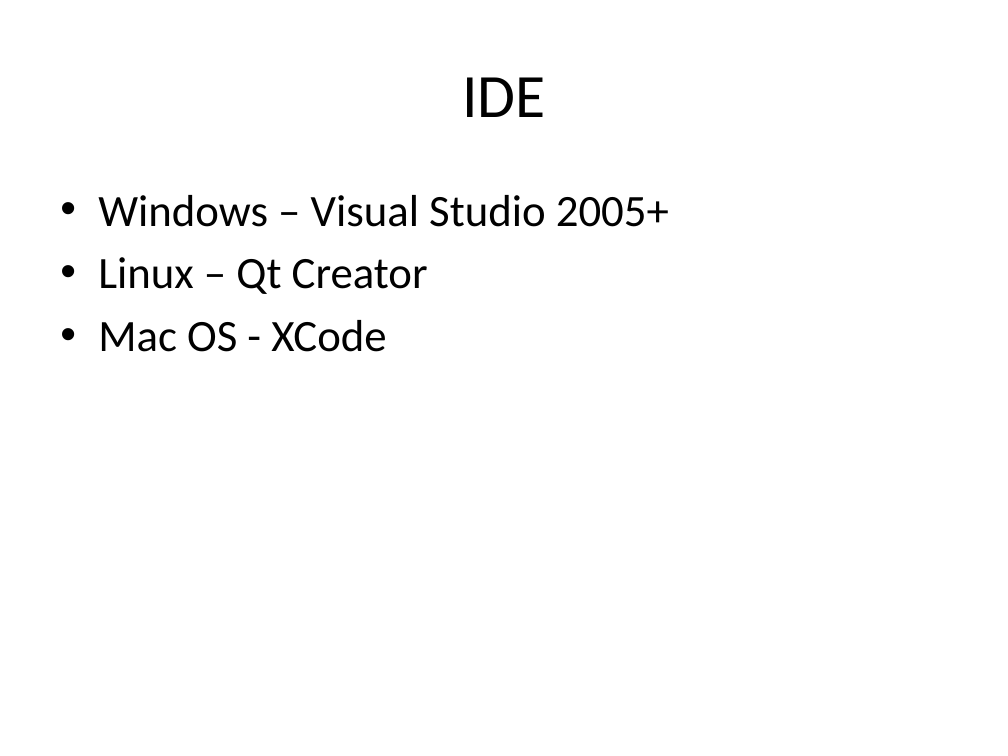
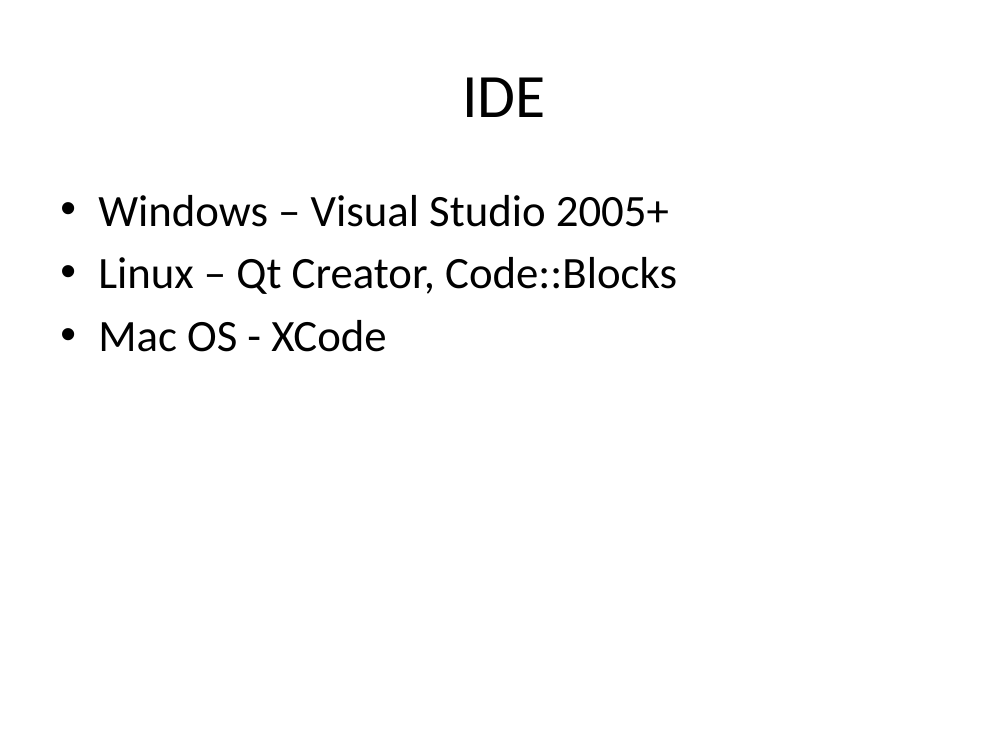
Before and after one commit to tscherkas/cpp_craft_1013, a slide deck: slide 7 of lections/cpp_craft_lec_1_part_1_v1_2.pptx. Drawn at 1008x756 pixels with LibreOffice and Linux fonts; fonts in the diff are those of the drawing. Boxes give left, top, right and bottom in pixels: in the first picture for what was removed or moved away, otherwise in the second. Text is boxed around its words. In the diff, an @@ line names an element or a change of style, - is before the commit and + after.

```diff
--- a/lections/cpp_craft_lec_1_part_1_v1_2.pptx
+++ b/lections/cpp_craft_lec_1_part_1_v1_2.pptx
@@ text at <box>98,257,677,294</box>: text changed @@
-• Linux – Qt Creator
+• Linux – Qt Creator, Code::Blocks
```
Also in this commit, not shown: 1 other file.
